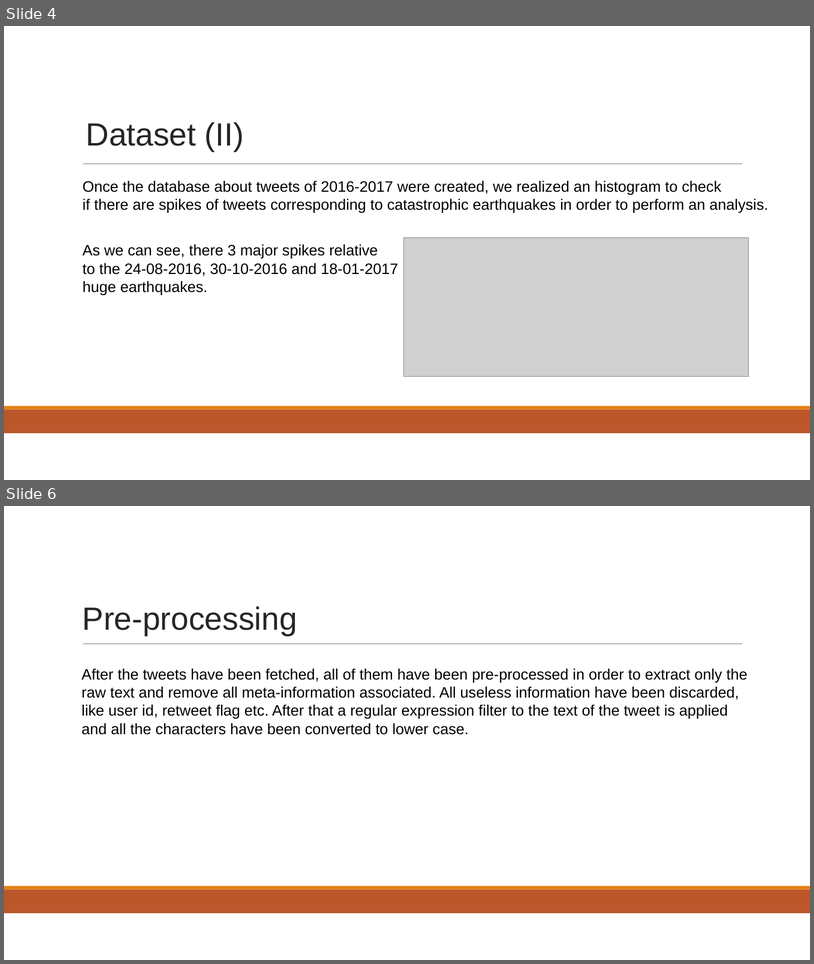
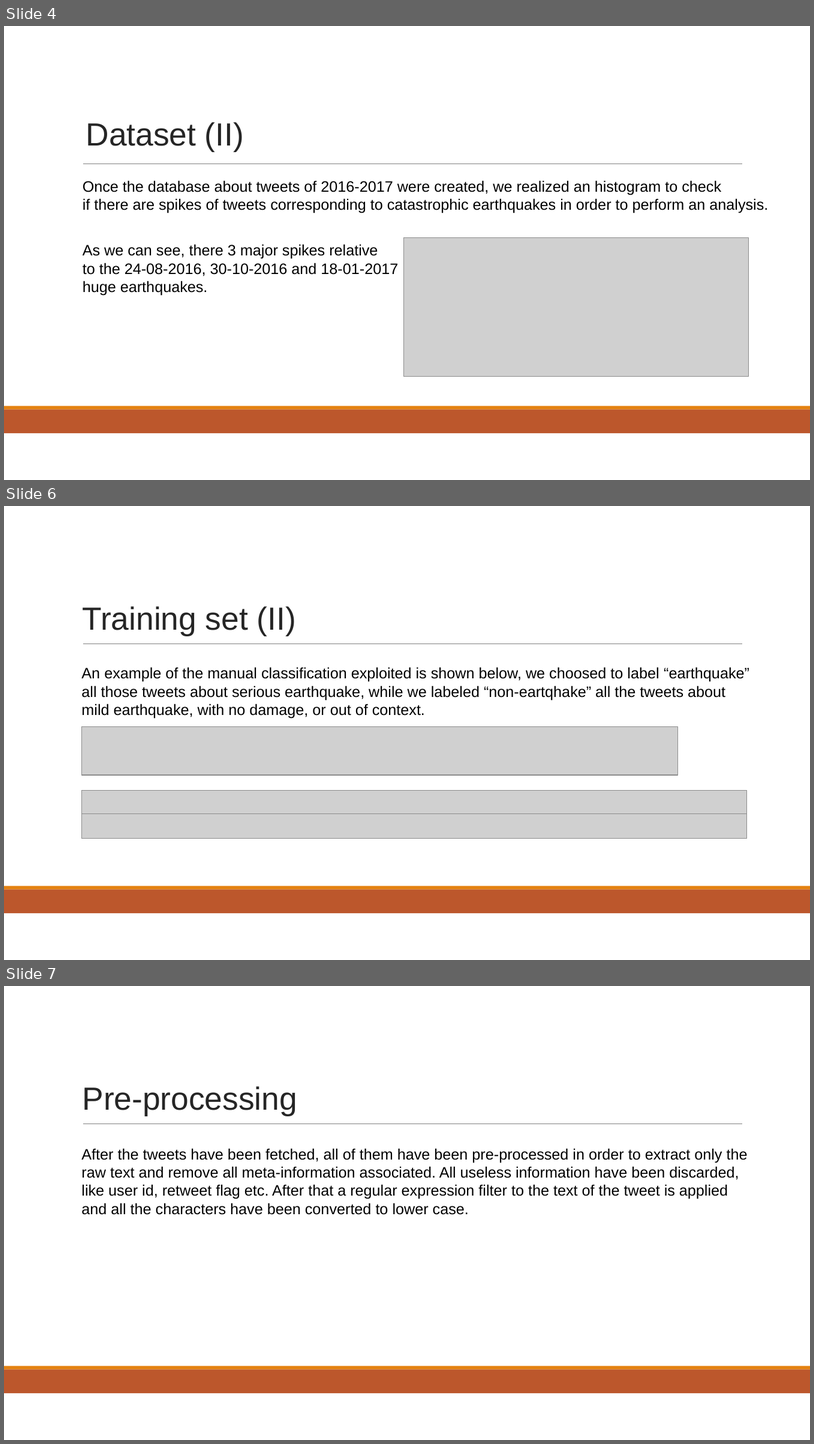
Before and after one commit to Geghi/DMML-Project, a slide deck: documentation/presentazione/presentazione.pptx. Shown one above the other, each under a label of ours: slides 4 and 6 before the commit, slides 4, 6 and 7 after it; the slides between them are not shown. The pictures are 814x964 and 814x1444 pixels, drawn with LibreOffice and Linux fonts; fonts in the diff are those of the drawing; grey boxes stand for pictures. Boxes give left, top, right and bottom in pixels: in the first picture for what was removed or moved away, otherwise in the second. Text is boxed around its words. In the diff, an @@ line names an element or a change of style, - is before the commit and + after.

```diff
--- a/documentation/presentazione/presentazione.pptx
+++ b/documentation/presentazione/presentazione.pptx
@@ slide 6 added at <box>4,506,810,960</box>, background #FFFFFF; not listed: 3 template elements that a slide beside it also shows @@
@@ title added at <box>83,606,296,636</box>, 38.1 pt, text #252525 @@
+Training set (II)
@@ text added at <box>81,667,750,718</box>, 18 pt, text #000000 @@
+An example of the manual classification exploited is shown below, we choosed to label “earthquake”
+all those tweets about serious earthquake, while we labeled “non-eartqhake” all the tweets about
+mild earthquake, with no damage, or out of context.
@@ picture added at <box>81,727,678,775</box> @@
@@ picture added at <box>81,790,747,814</box> @@
@@ picture added at <box>81,813,747,838</box> @@
@@ what was slide 6 is now slide 7 @@
```
Also in this commit, not shown: 1 slide changed, 4 other slides added, 6 other files.
